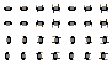
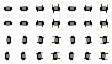
The second 112×64 image is a revision of the first. Changes to its layers:
painted on "stealthmove6.png copy" over [100, 4, 108, 13]
painted on "stealthmove5.png copy" over [84, 5, 92, 12]
